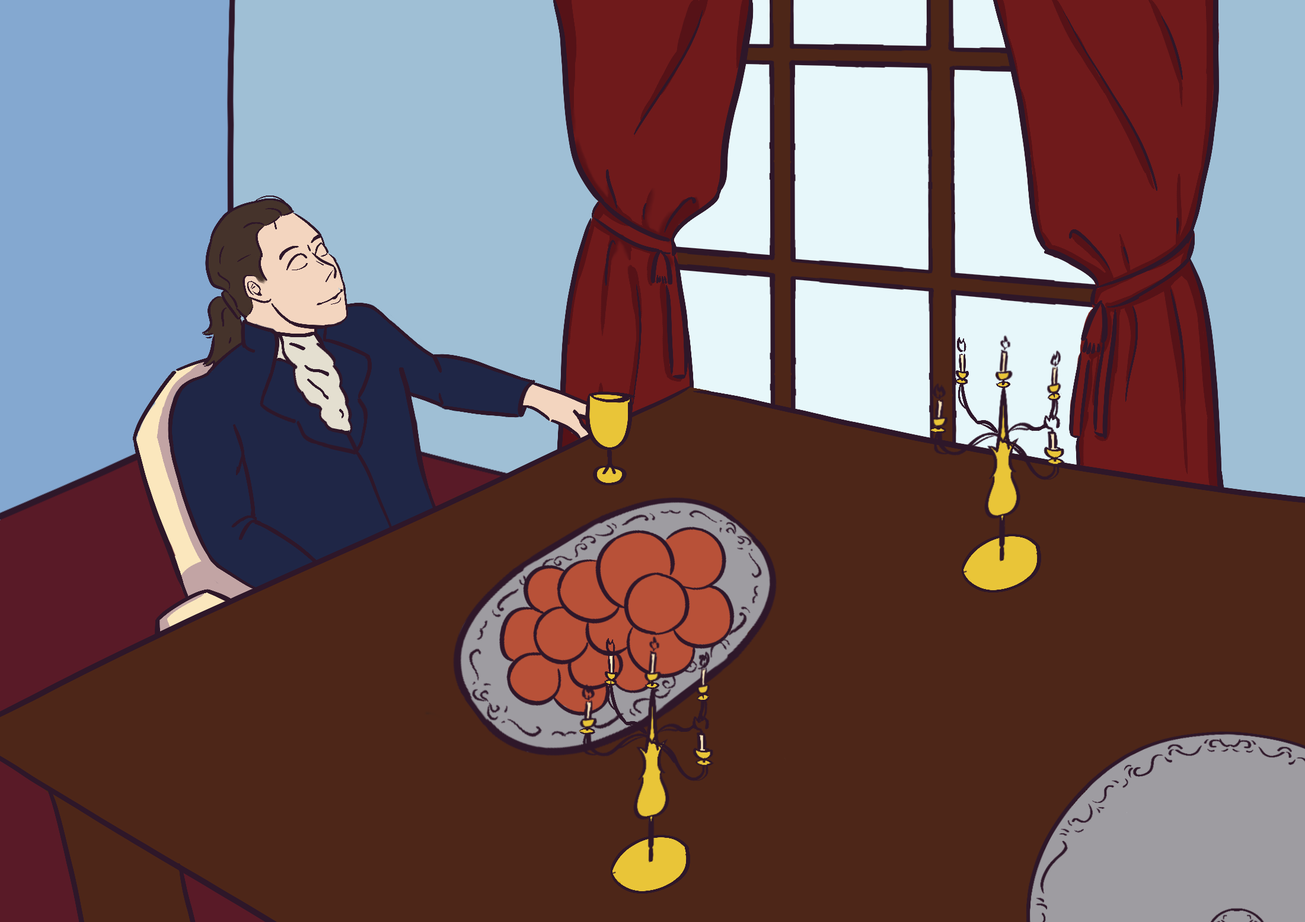
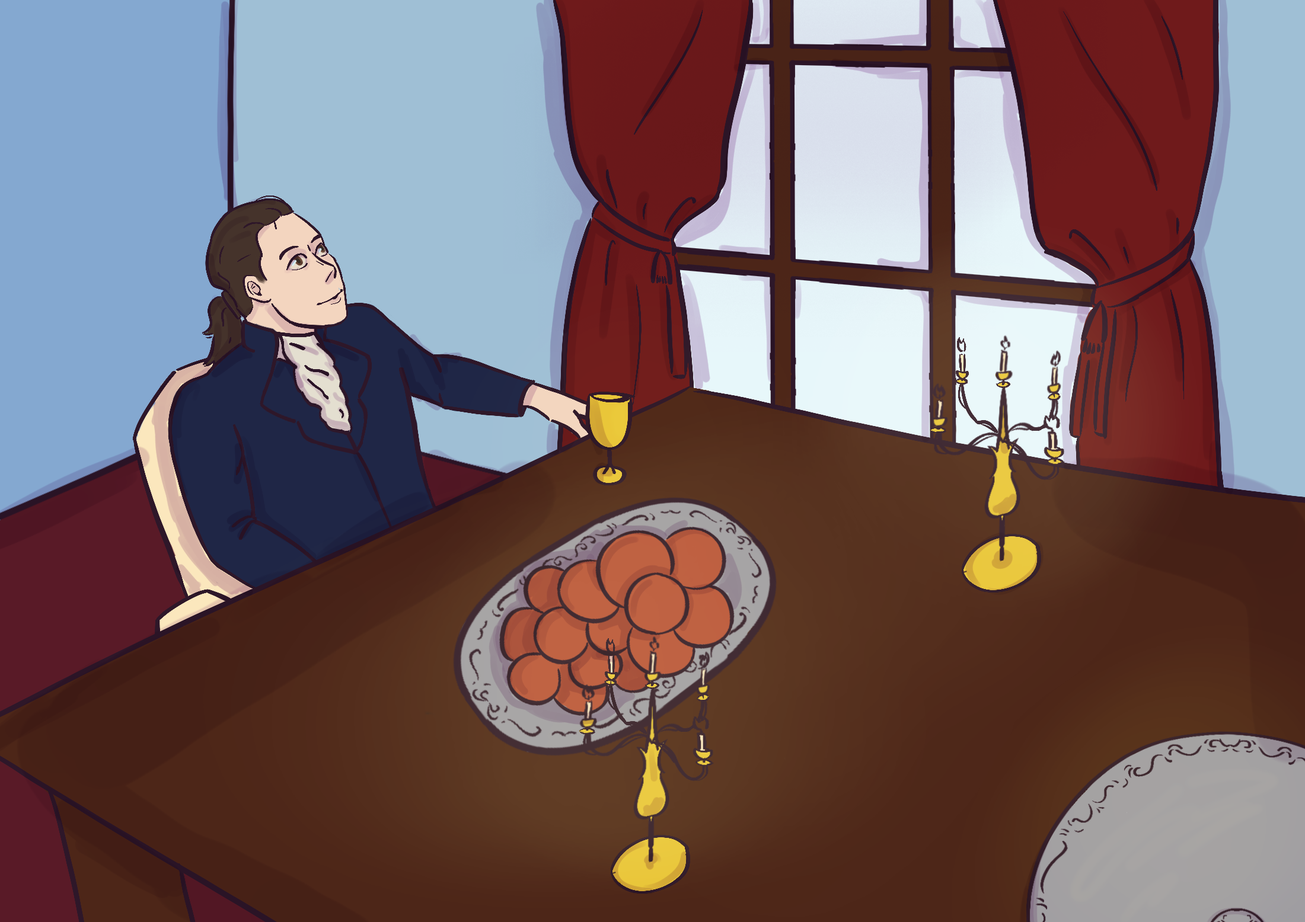
The second 1305 x 922 image is a revision of the first. Changes to its layers:
added layer "Camada de pintura 21" (hard light) above "Camada de pintura 20" over (151, 189, 1305, 922)
added layer "Camada de pintura 20" (multiply, 69%) above "mesa" over (0, 0, 1305, 922)
painted on "Camada de pintura 3" over (542, 640, 733, 895)
painted on "frutas" (2nd of 2, in "mesa" › "frutas") over (478, 519, 745, 747)
painted on "Camada de pintura 6" over (478, 481, 783, 747)
painted on "Camada de pintura 8" over (628, 433, 1305, 922)
painted on "bandeja" (2nd of 2, in "mesa" › "bandeja") over (441, 481, 783, 785)
painted on "Camada de pintura 7" over (441, 443, 1086, 922)
painted on "candelabro" over (882, 272, 1148, 615)
painted on "Camada de pintura 4" over (882, 310, 1072, 615)
painted on "taça" (2nd of 2, in "mesa" › "taça") over (569, 265, 1139, 570)
painted on "mesa" (3rd of 3, in "mesa" › "mesa") over (0, 379, 1305, 922)
painted on "Camada de pintura 9" over (0, 379, 1305, 922)
painted on "julian" (2nd of 2, in "julian") over (113, 189, 607, 607)
painted on "Camada de pintura 11" over (265, 227, 361, 456)
painted on "Camada de pintura 13" over (189, 189, 304, 380)
painted on "Camada de pintura 12" over (227, 189, 645, 456)
removed layer "sombra" (was multiply, 45%) from group "poltrona e cortina" over (151, 0, 1252, 645)
painted on "Camada de pintura 16" over (113, 341, 380, 683)
painted on "janela" (2nd of 2, in "janela") over (606, 0, 1177, 570)
painted on "Camada de pintura 15" over (606, 0, 1139, 532)
painted on "Camada de pintura 19" over (606, 0, 1177, 532)
painted on "parede" (2nd of 2, in "parede") over (0, 0, 1305, 723)
painted on "Camada de pintura 17" over (0, 0, 1305, 922)
…and 1 more changes (1 added)
